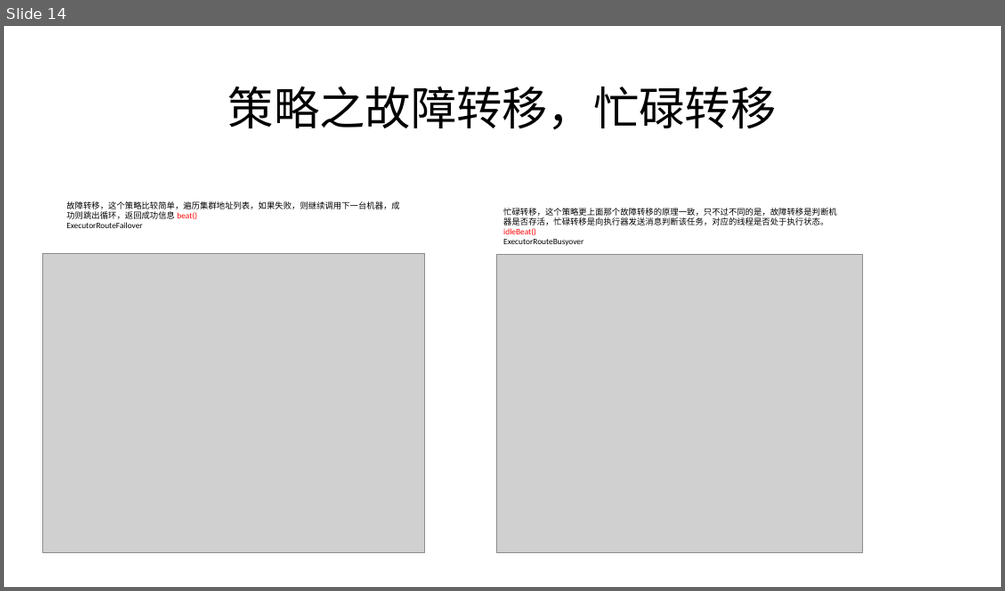
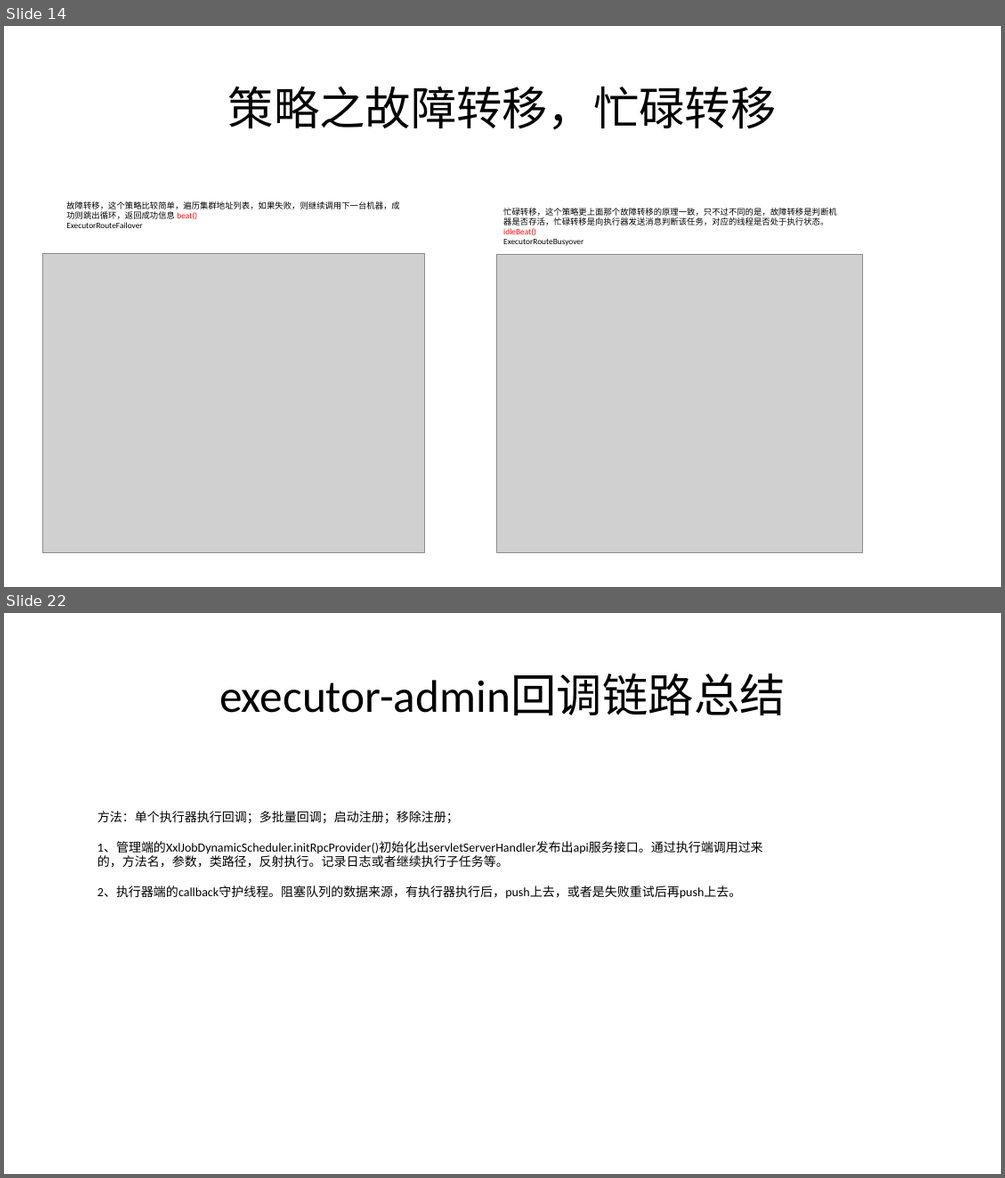
Before and after one commit to caideli1/doc, a slide deck: XXL-JOB技术分享.pptx. Shown one above the other, each under a label of ours: slide 14 before the commit, slides 14 and 22 after it; the slides between them are not shown. The pictures are 1005x591 and 1005x1178 pixels, drawn with LibreOffice and Linux fonts; fonts in the diff are those of the drawing; grey boxes stand for pictures. Boxes give left, top, right and bottom in pixels: in the first picture for what was removed or moved away, otherwise in the second. Text is boxed around its words. In the diff, an @@ line names an element or a change of style, - is before the commit and + after.

```diff
--- a/XXL-JOB技术分享.pptx
+++ b/XXL-JOB技术分享.pptx
@@ slide 22 added at bbox=[4, 613, 1001, 1174], background #FFFFFF @@
@@ title added at bbox=[219, 674, 785, 715], 44 pt, text #000000 @@
+executor-admin回调链路总结
@@ text added at bbox=[97, 811, 763, 899], 12 pt, text #000000 @@
+方法：单个执行器执行回调；多批量回调；启动注册；移除注册；
+1、管理端的XxlJobDynamicScheduler.initRpcProvider()初始化出servletServerHandler发布出api服务接口。通过执行端调用过来的，方法名，参数，类路径，反射执行。记录日志或者继续执行子任务等。
+2、执行器端的callback守护线程。阻塞队列的数据来源，有执行器执行后，push上去，或者是失败重试后再push上去。
```
Also in this commit, not shown: 5 slides changed, 3 other slides added, 1 slide removed.
